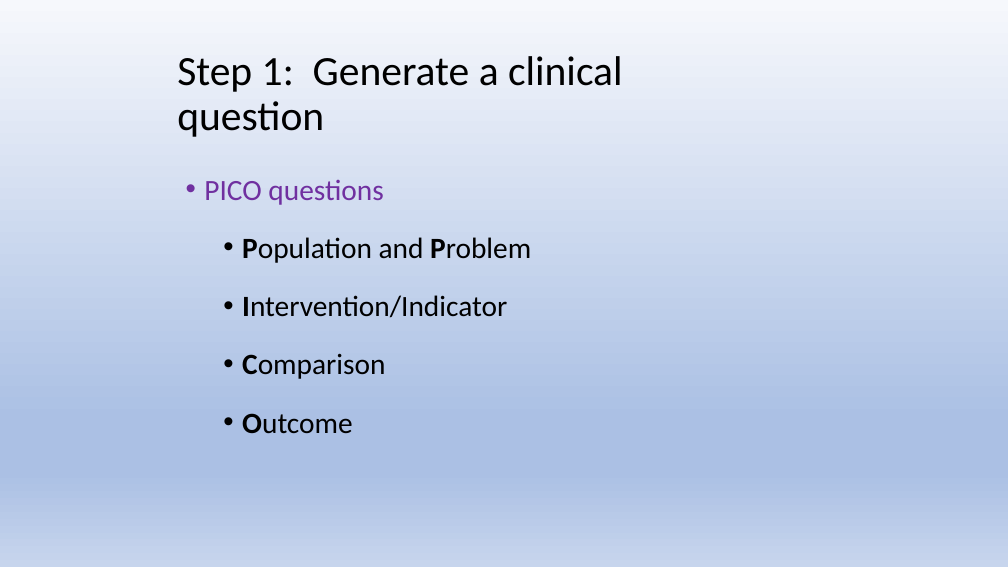
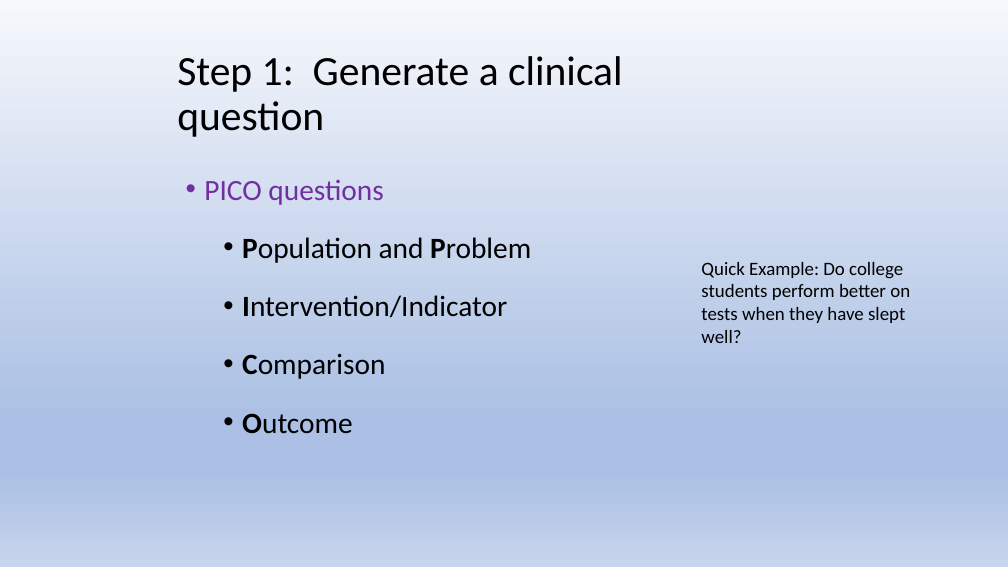
Before and after one commit to Jim-Wright90/cds431_sp22, a slide deck: slide 6 of slides/cds431_week4_2.pptx. Drawn at 1008x567 pixels with LibreOffice and Linux fonts; fonts in the diff are those of the drawing. Boxes give left, top, right and bottom in pixels: in the first picture for what was removed or moved away, otherwise in the second. Text is boxed around its words. In the diff, an @@ line names an element or a change of style, - is before the commit and + after.

```diff
--- a/slides/cds431_week4_2.pptx
+++ b/slides/cds431_week4_2.pptx
@@ text added at <box>701,262,910,343</box>, 18 pt, text #000000 @@
+Quick Example: Do college students perform better on tests when they have slept well?
```
Also in this commit, not shown: 6 other slides changed, 1 other file.
